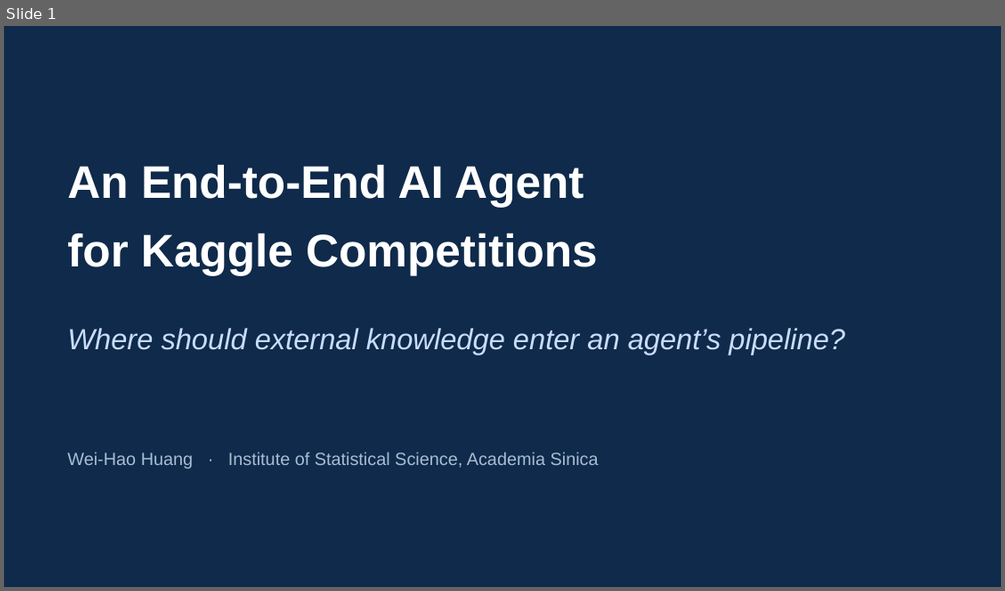
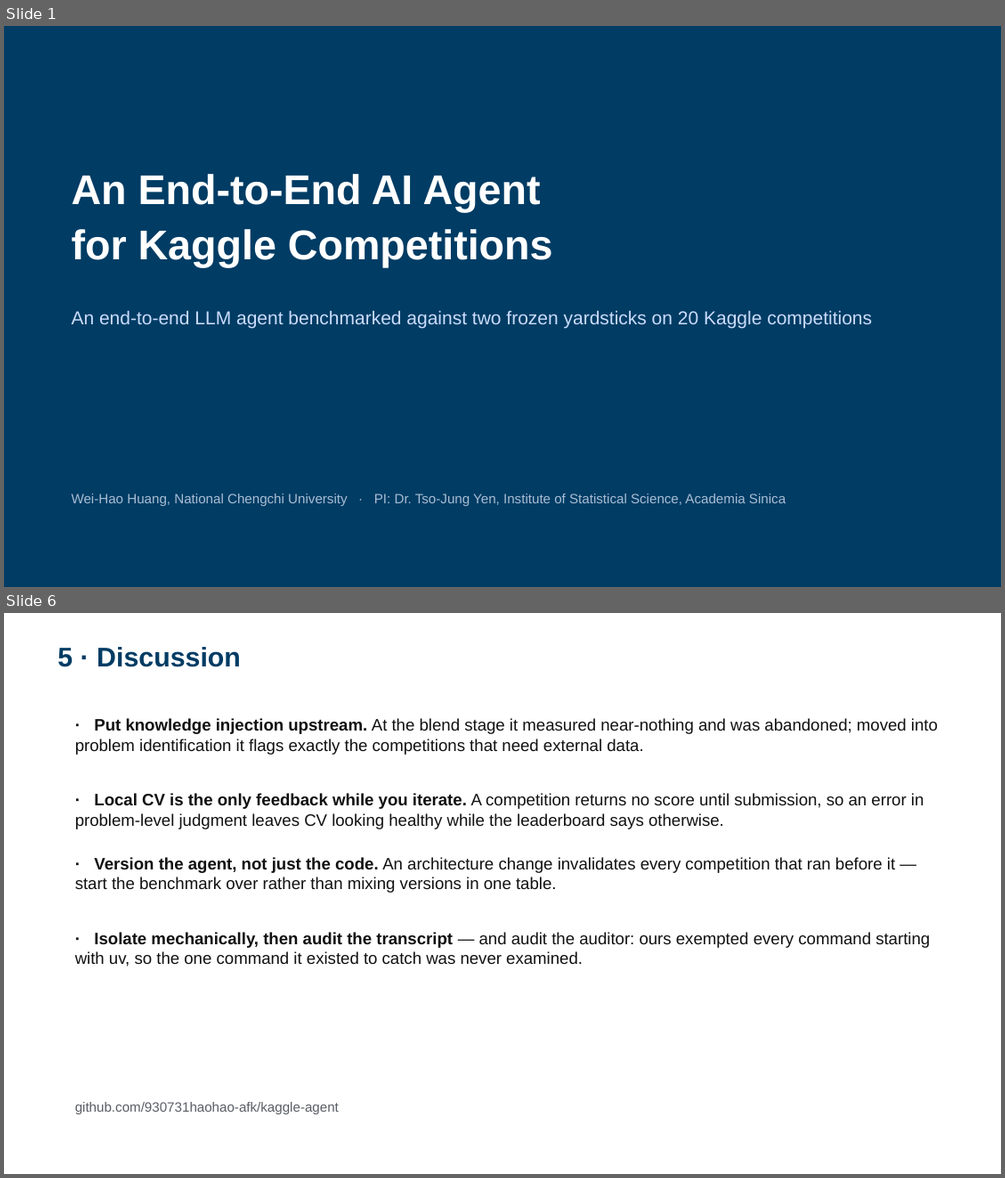
Before and after one commit to 930731haohao-afk/kaggle-agent, a slide deck: docs/presentation/slides_4min.pptx. Shown one above the other, each under a label of ours: slide 1 before the commit, slides 1 and 6 after it; the slides between them are not shown. The pictures are 1005x591 and 1005x1178 pixels, drawn with LibreOffice and Linux fonts; fonts in the diff are those of the drawing. Boxes give left, top, right and bottom in pixels: in the first picture for what was removed or moved away, otherwise in the second. Text is boxed around its words. In the diff, an @@ line names an element or a change of style, - is before the commit and + after.

```diff
--- a/docs/presentation/slides_4min.pptx
+++ b/docs/presentation/slides_4min.pptx
@@ slide 6 added at bbox=[4, 613, 1001, 1174], background #FFFFFF @@
@@ text added at bbox=[57, 647, 241, 667], 26 pt, text #003C64, bold @@
+5 · Discussion
@@ text added at bbox=[75, 718, 938, 755], 16 pt, text #111111 @@
+· Put knowledge injection upstream. At the blend stage it measured near-nothing and was abandoned; moved into problem identification it flags exactly the competitions that need external data.
@@ text added at bbox=[75, 793, 924, 829], 16 pt, text #111111 @@
+· Local CV is the only feedback while you iterate. A competition returns no score until submission, so an error in problem-level judgment leaves CV looking healthy while the leaderboard says otherwise.
@@ text added at bbox=[75, 857, 895, 892], 16 pt, text #111111 @@
+· Version the agent, not just the code. An architecture change invalidates every competition that ran before it — start the benchmark over rather than mixing versions in one table.
@@ text added at bbox=[75, 932, 930, 966], 16 pt, text #111111 @@
+· Isolate mechanically, then audit the transcript — and audit the auditor: ours exempted every command starting with uv, so the one command it existed to catch was never examined.
@@ text added at bbox=[75, 1102, 339, 1114], 13 pt, text #5A5F66 @@
+github.com/930731haohao-afk/kaggle-agent
@@ slide 1 changed as well @@
@@ background #0F2A4A to #003C64 @@
@@ text "An End-to-End AI Agent": place and size @@
-text "An End-to-End AI Agent" at bbox=[67, 164, 598, 275]
+text "An End-to-End AI Agent" at bbox=[72, 174, 553, 267]
@@ text "An End-to-End AI Agent" at bbox=[72, 174, 553, 267]: size 44 to 40 pt; line spacing 1.25 to 1.1 @@
@@ text at bbox=[72, 310, 872, 329]: text changed; size 28 to 18 pt; italic off @@
-Where should external knowledge enter an agent’s pipeline?
+An end-to-end LLM agent benchmarked against two frozen yardsticks on 20 Kaggle competitions
@@ text at bbox=[72, 493, 785, 506]: text changed; size 17 to 13 pt @@
-Wei-Hao Huang · Institute of Statistical Science, Academia Sinica
+Wei-Hao Huang, National Chengchi University · PI: Dr. Tso-Jung Yen, Institute of Statistical Science, Academia Sinica
```
Also in this commit, not shown: 4 other slides added, 5 slides removed, 10 other files.
